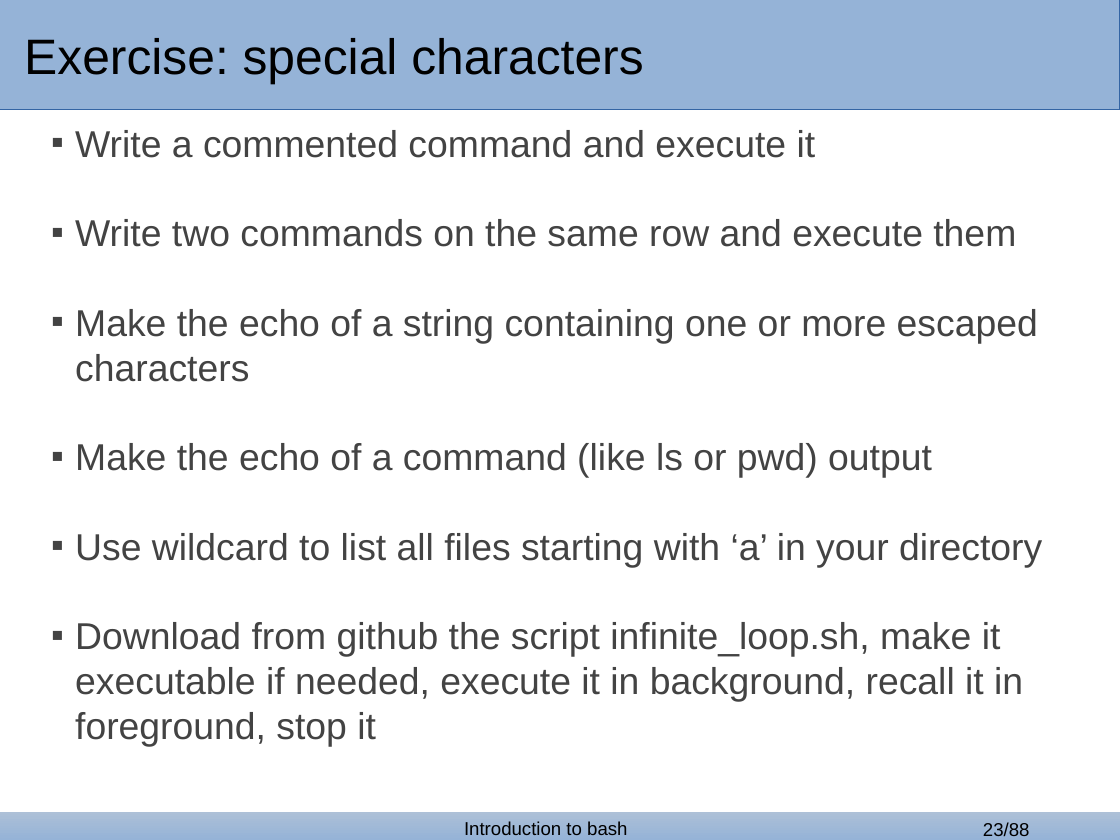
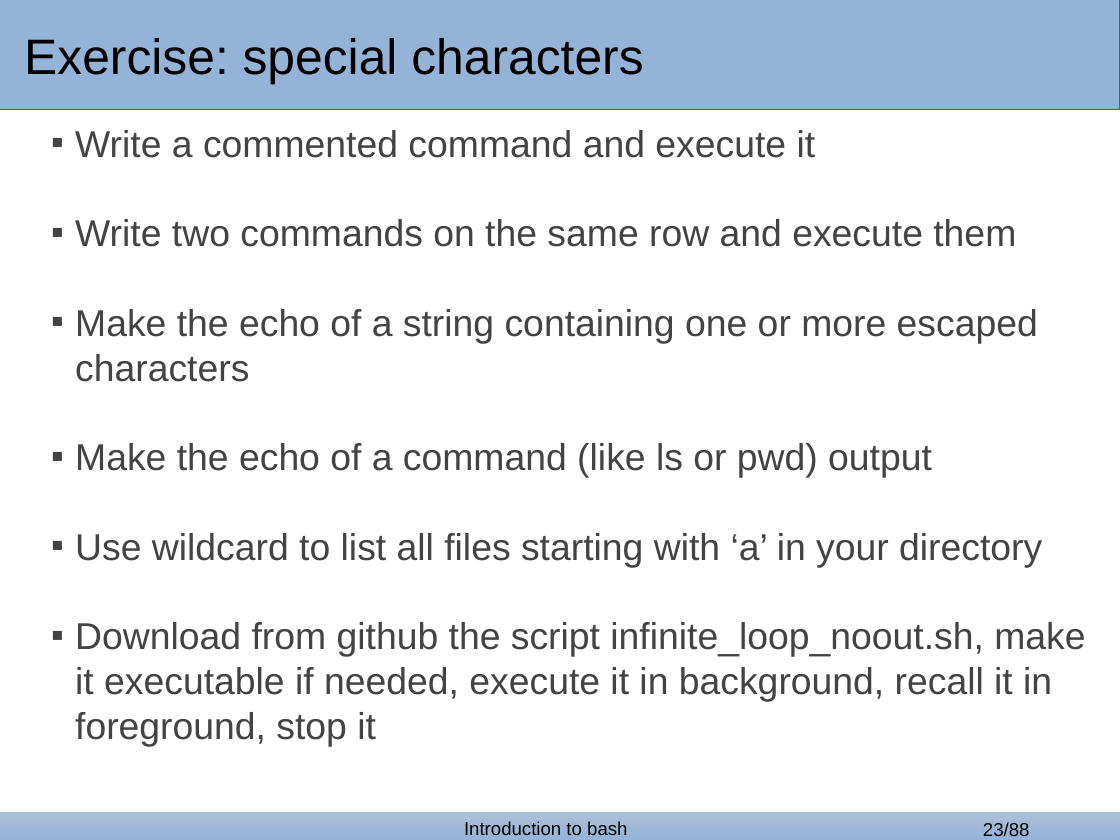
Before and after one commit to GozDavid/bash_lectures, a slide deck: slide 23 of bash_2.odp. Drawn at 1120x840 pixels with LibreOffice and Linux fonts; fonts in the diff are those of the drawing; background and template pictures are left out. Boxes give left, top, right and bottom in pixels: in the first picture for what was removed or moved away, otherwise in the second. Text is boxed around its words. In the diff, an @@ line names an element or a change of style, - is before the commit and + after.

```diff
--- a/bash_2.odp
+++ b/bash_2.odp
@@ text at (75,622,1085,747): text changed @@
-■ Download from github the script infinite_loop.sh, make it executable if needed, execute it in background, recall it in foreground, stop it
+■ Download from github the script infinite_loop_noout.sh, make it executable if needed, execute it in background, recall it in foreground, stop it
```
Also in this commit, not shown: 22 other slides changed, 2 other files.
